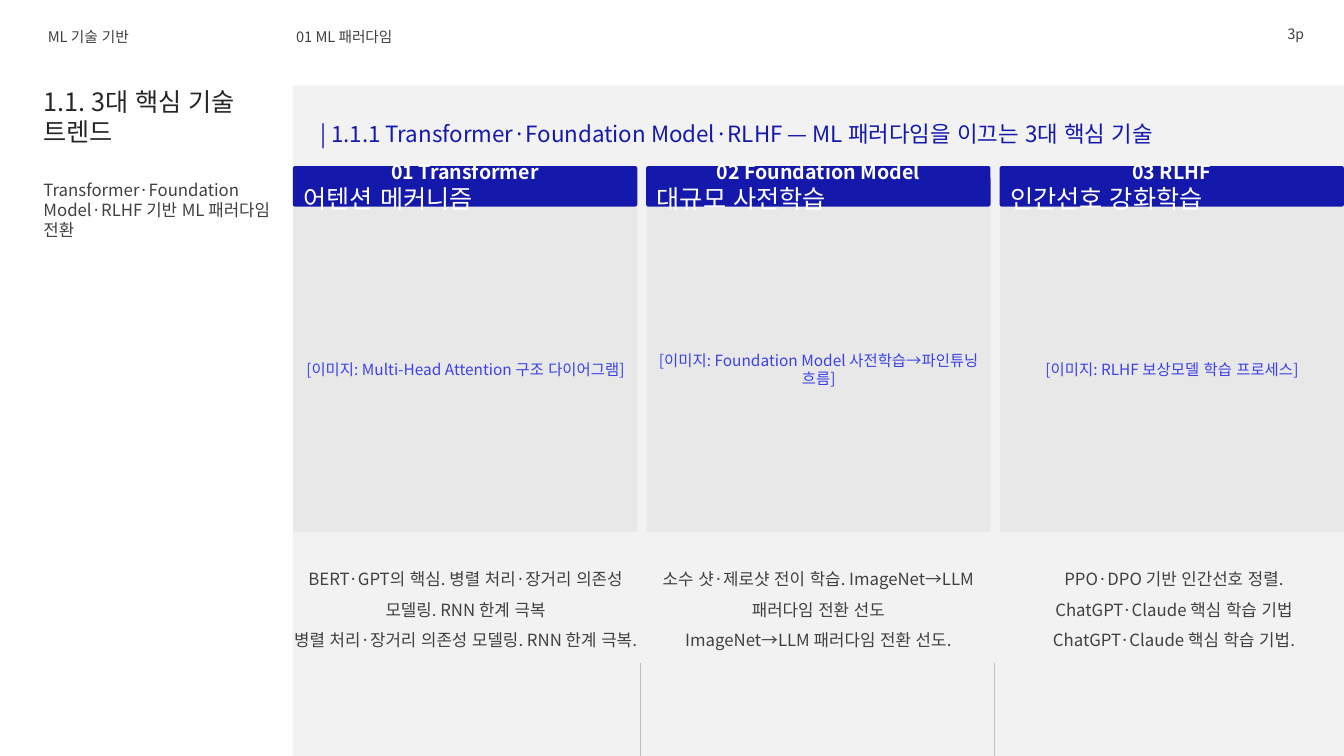
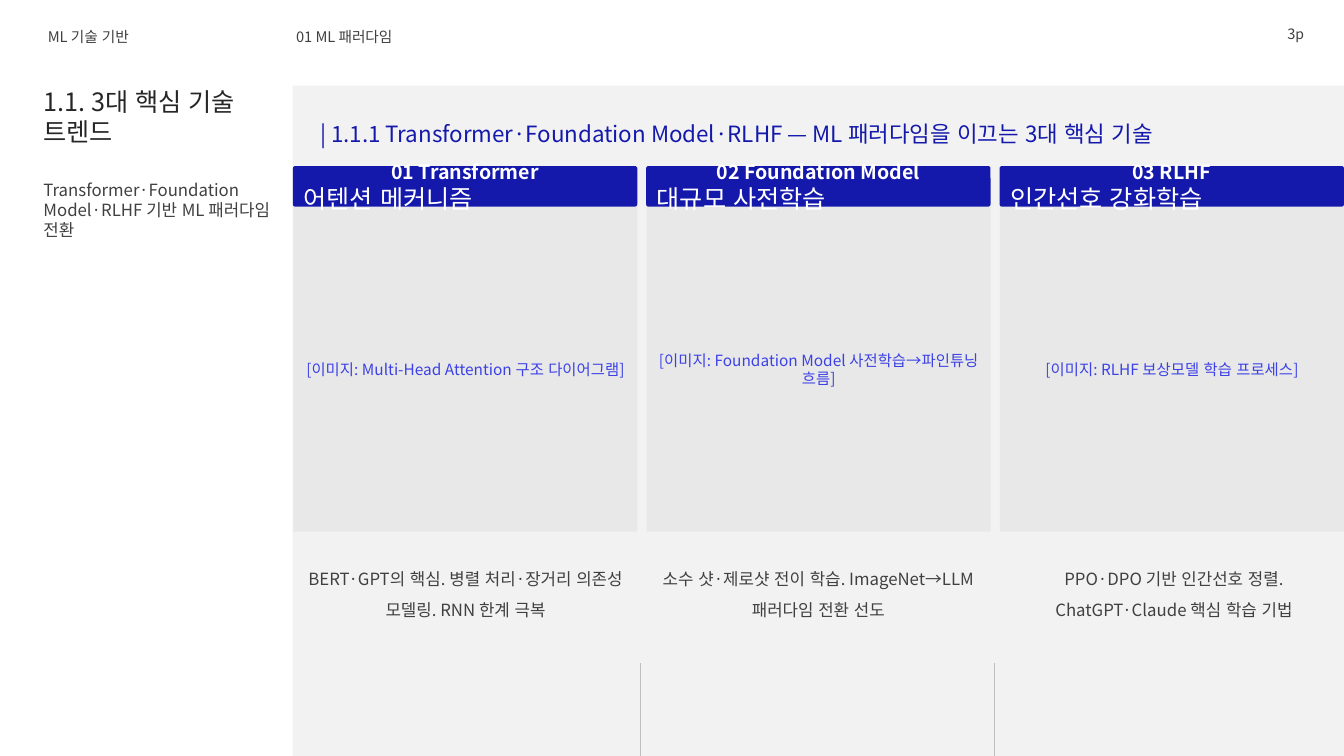
Before and after one commit to lhs6395-hslee/2026-gsn-pptx, a slide deck: slide 3 of result/머신러닝_심층_기술_가이드_재현검증.pptx. Drawn at 1344x756 pixels with LibreOffice and Linux fonts; fonts in the diff are those of the drawing; background and template pictures are left out. Boxes give left, top, right and bottom in pixels: in the first picture for what was removed or moved away, otherwise in the second. Text is boxed around its words. In the diff, an @@ line names an element or a change of style, - is before the commit and + after.

```diff
--- a/result/머신러닝_심층_기술_가이드_재현검증.pptx
+++ b/result/머신러닝_심층_기술_가이드_재현검증.pptx
@@ text at <box>294,632,637,648</box>: paragraph removed @@
-병렬 처리·장거리 의존성 모델링. RNN 한계 극복.
@@ text at <box>685,632,952,650</box>: paragraph removed @@
-ImageNet→LLM 패러다임 전환 선도.
@@ text at <box>1053,632,1295,648</box>: paragraph removed @@
-ChatGPT·Claude 핵심 학습 기법.
```
Also in this commit, not shown: 1 other file.
